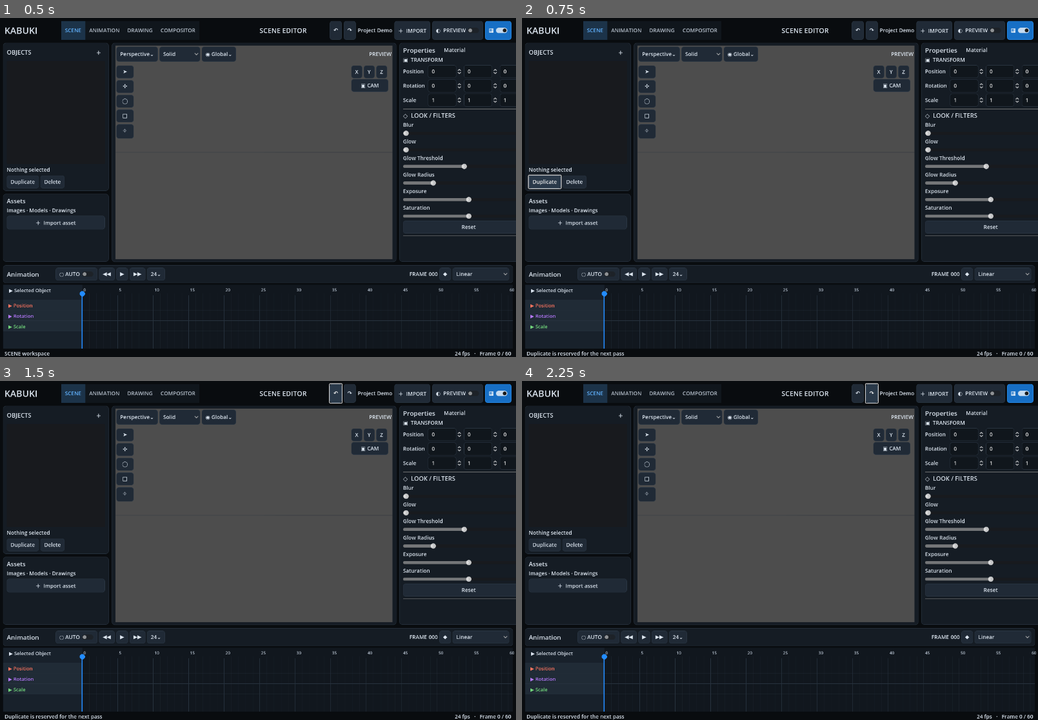
Above: before the commit, frames 1-4 (two rows, left to right).
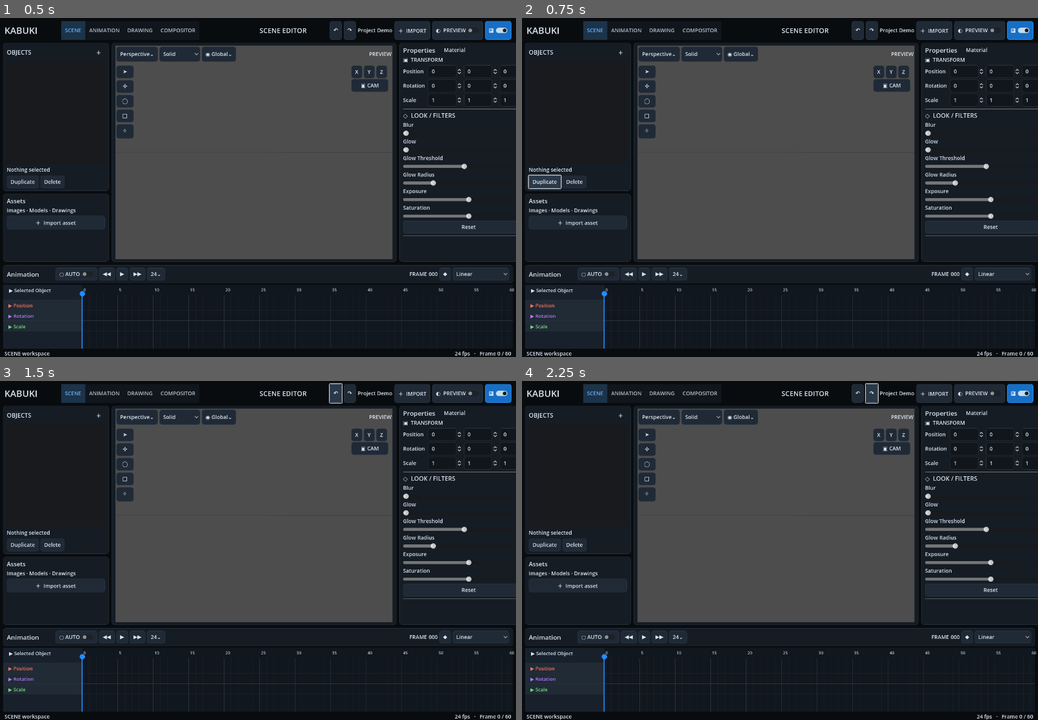
Above: after the commit, the same moments.

Repository: Onnevan/Kabuki
Game: Godot game, scene res://editor/main.tscn
The game is run twice, just before and just after one commit, with the same random seed, the same clock (stepped at 60 frames per second) and the same inputs.
Inputs:
- Up to frame 1 (0.5 s): no input
- Up to frame 2 (0.75 s): click "Duplicate" at 0.5 s
- Up to frame 3 (1.5 s): click "↶" at 1.25 s
- Up to frame 4 (2.25 s): click "↷" at 2 s

Frame 1 is identical in both runs. In frame 2, 0.1% of the frame differs, in the area x 0-20%, y 98-100%; in frame 3, 0.1%; in frame 4, 0.1%.

Commit message:
Add workspace identity and object canvas management

Diff:
--- a/editor/main.gd
+++ b/editor/main.gd
@@ -77,6 +77,7 @@
 	%ViewY.pressed.connect(func(): _align_view_axis(Vector3.UP, "Y"))
 	%ViewZ.pressed.connect(func(): _align_view_axis(Vector3.BACK, "Z"))
 	%ViewCamera.pressed.connect(_restore_projection_view)
+	%PlaneDelete.pressed.connect(_on_plane_delete)
 	%SculptMode.clear()
 	for label in ["Push / Pull", "Move", "Pinch", "Smooth", "Inflate"]:
 		%SculptMode.add_item(label)
@@ -339,14 +340,45 @@
 		_select_scene_node(id, scene_nodes[id])
 
 func _on_delete_pressed() -> void:
-	if selected == null: return
-	var idx := runtime_objects.find(selected)
-	if idx >= 0:
-		runtime_objects.remove_at(idx); object_list.remove_item(idx)
-	selected.queue_free(); selected = null; gizmo.attach(null); timeline.set_object(""); %SelectionLabel.text = "Nothing selected"
+	if selected_scene_node == null: return
+	if selected_scene_node is ReferenceCanvas:
+		_delete_reference_canvas(selected_scene_node as ReferenceCanvas)
+		return
+	if selected != null:
+		runtime_objects.erase(selected)
+	if not selected_object_id.is_empty():
+		ProjectStore.objects.erase(selected_object_id)
+		scene_nodes.erase(selected_object_id)
+	selected_scene_node.queue_free()
+	selected = null; selected_scene_node = null; selected_object_id = ""
+	gizmo.attach(null); timeline.set_object(""); %SelectionLabel.text = "Nothing selected"
+	_refresh_scene_object_list()
+	status.text = "Object deleted"
 
 func _on_duplicate_pressed() -> void:
-	status.text = "Duplicate is reserved for the next pass"
+	if selected_scene_node == null: return
+	if selected_scene_node is ReferenceCanvas:
+		_on_plane_duplicate()
+		return
+	if selected is RuntimeObject and selected.model != null:
+		var source := selected as RuntimeObject
+		var obj := MotionObject.new(source.model.name + " Copy", source.model.technical_type, source.model.role)
+		var copy := RuntimeObject.new()
+		world_root.add_child(copy)
+		copy.mesh = source.mesh
+		copy.texture = source.texture
+		copy.material = source.material.duplicate() as ShaderMaterial if source.material else null
+		copy.standard_material = source.standard_material.duplicate() as StandardMaterial3D if source.standard_material else null
+		copy.material_override = copy.material if copy.material else copy.standard_material
+		copy.transform = source.transform
+		copy.position += Vector3(0.12,0.0,0.0)
+		copy.model = obj
+		_register_scene_object(obj,copy)
+		runtime_objects.append(copy)
+		_select(copy)
+		status.text = "Object duplicated"
+		return
+	status.text = "This object type cannot be duplicated yet"
 
 func _interp_name() -> String:
 	var modes: Array[String] = ["constant","linear","bezier","quadratic_in","quadratic_out","quadratic_in_out","cubic_in_out","back","bounce","elastic"]
@@ -790,6 +822,7 @@
 	%ToolRail.visible = workspace != "drawing"
 	%Title.text = "OBJECTS" if workspace != "drawing" else "DRAWINGS"
 	%Status.text = workspace.to_upper() + " workspace"
+	%EditorTitle.text = workspace.to_upper() + " EDITOR"
 	for reference_canvas in drawing_planes:
 		if is_instance_valid(reference_canvas):
 			reference_canvas.set_guide_visible(workspace == "scene")
@@ -1019,6 +1052,28 @@
 func _on_plane_up() -> void: _move_active_plane(-1)
 func _on_plane_down() -> void: _move_active_plane(1)
 
+func _on_plane_delete() -> void:
+	if active_drawing_group == null: return
+	_delete_reference_canvas(active_drawing_group)
+
+func _delete_reference_canvas(plane: ReferenceCanvas) -> void:
+	var id := _reference_canvas_id(plane)
+	drawing_planes.erase(plane)
+	if not id.is_empty():
+		ProjectStore.objects.erase(id)
+		scene_nodes.erase(id)
+		drawing_data_by_object.erase(id)
+	plane.queue_free()
+	active_drawing_group = drawing_planes[-1] if not drawing_planes.is_empty() else null
+	active_drawing_id = _reference_canvas_id(active_drawing_group) if active_drawing_group else ""
+	selected_scene_node = active_drawing_group
+	selected_object_id = active_drawing_id
+	gizmo.attach(active_drawing_group)
+	_refresh_drawing_planes()
+	_refresh_scene_object_list()
+	_refresh_drawing_timeline()
+	status.text = "Reference canvas deleted"
+
 func _on_plane_duplicate() -> void:
 	if active_drawing_group == null: return
 	var source := active_drawing_group
